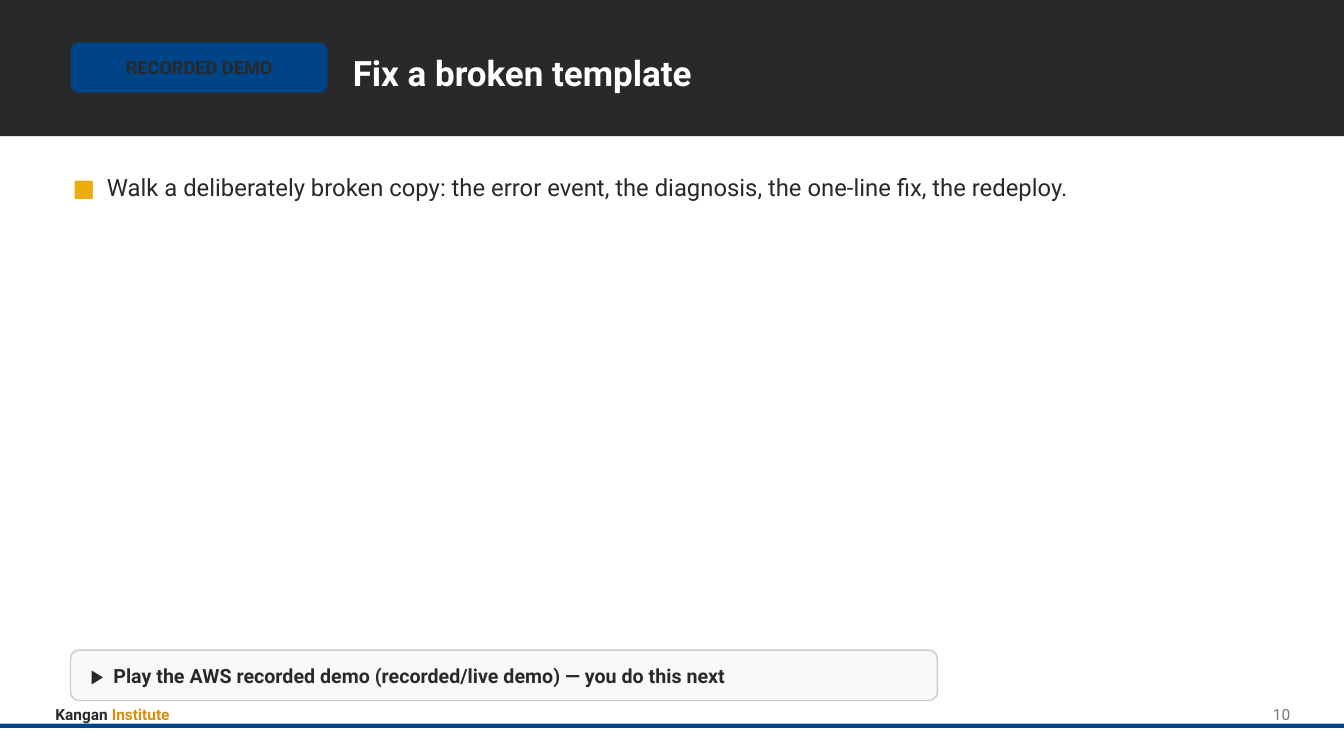
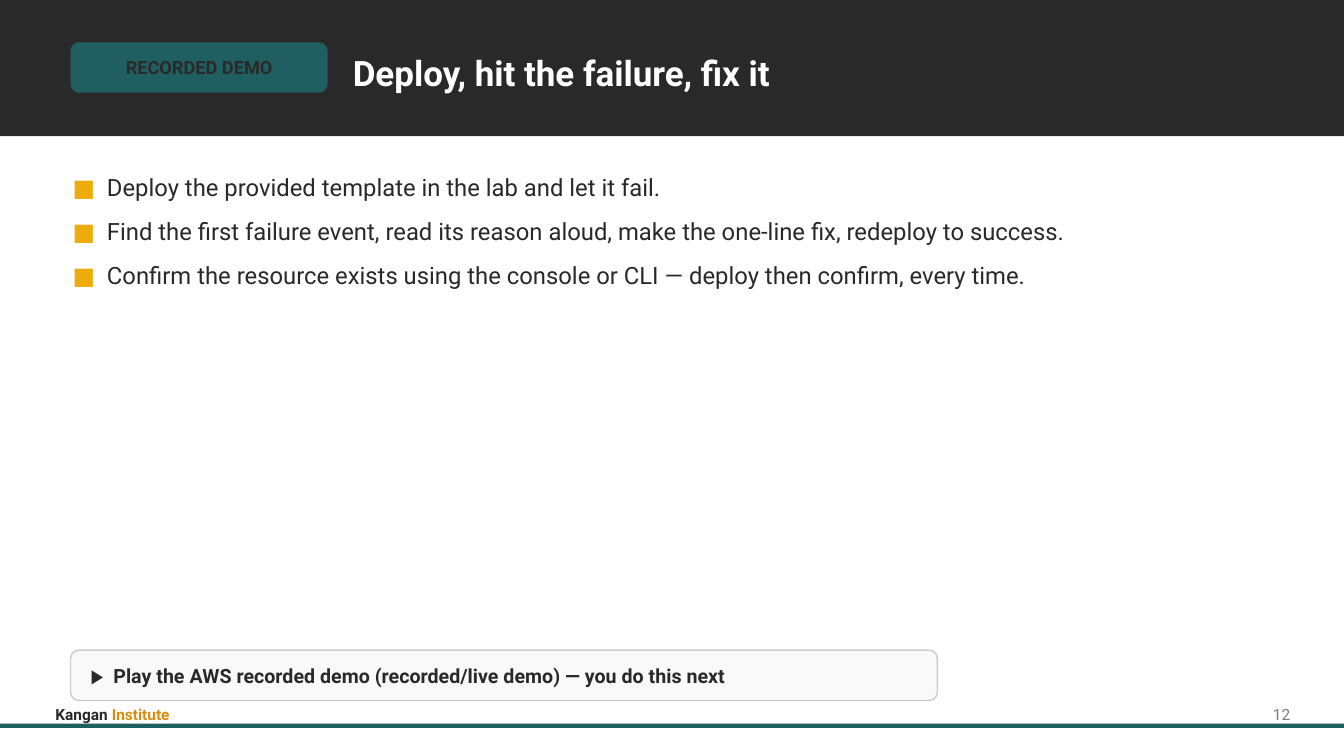
Before and after one commit to Digital-Initiatives-Kangan-Institute/diploma-cloud-cyber-content-s1, a slide deck: slide 16 of S1-CL2-Cloud-Disaster-Recovery/delivery/topic_06/Topic_06_Slides.pptx (slide 15 before the commit). Drawn at 1344x756 pixels with LibreOffice and Linux fonts; fonts in the diff are those of the drawing. Boxes give left, top, right and bottom in pixels: in the first picture for what was removed or moved away, otherwise in the second. Text is boxed around its words. In the diff, an @@ line names an element or a change of style, - is before the commit and + after.

```diff
--- a/S1-CL2-Cloud-Disaster-Recovery/delivery/topic_06/Topic_06_Slides.pptx
+++ b/S1-CL2-Cloud-Disaster-Recovery/delivery/topic_06/Topic_06_Slides.pptx
@@ rounded rectangle at (71, 42, 328, 93): fill #004488 to #205F61 @@
@@ text at (353, 59, 770, 94): text changed @@
-Fix a broken template
+Deploy, hit the failure, fix it
@@ text at (107, 178, 1064, 289): text changed @@
-■ Walk a deliberately broken copy: the error event, the diagnosis, the one-line fix, the redeploy.
+■ Deploy the provided template in the lab and let it fail.
+■ Find the first failure event, read its reason aloud, make the one-line fix, redeploy to success.
+■ Confirm the resource exists using the console or CLI — deploy then confirm, every time.
@@ text at (1273, 709, 1290, 725): text changed @@
-10
+12
@@ rectangle at (0, 724, 1344, 728): fill #004488 to #205F61 @@
```
Also in this commit, not shown: 13 other slides changed, 11 slides added, 3 slides removed, 36 other files.
